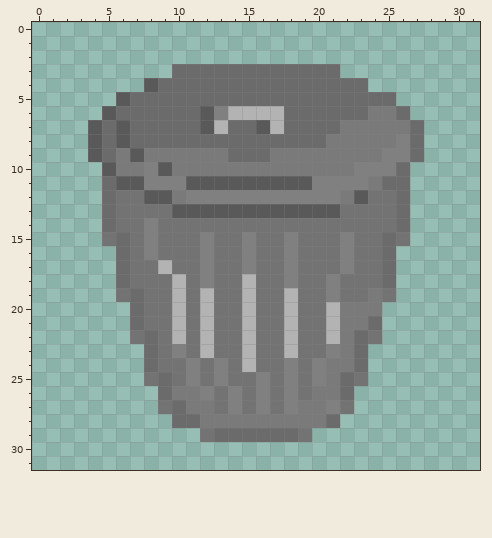
File history of a pixel-art sprite, William/Poubelle/PoubelleBase.png. This is how it looked before the edit.
The file is 32x32 pixels.
Once edited:
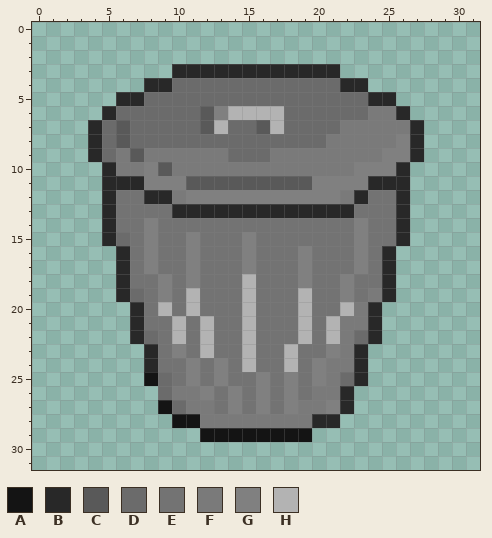
Palette (. is transparent): A #141414  B #282828  C #595959  D #6b6b6b  E #737373  F #7a7a7a  G #808080  H #b3b3b3
The commit says: Poubelle avec contour
Edits made:
@@ x 0..31 @@
  2 ................................
- 3 ..........DDDDDDDDDDDD..........
- 4 ........CDDDDDDDDDDDDDDD........
- 5 ......CDDDDDDDDDDDDDDDDDDD......
- 6 .....CDDDDDDCGHHHHDDDDDDFFD.....
- 7 ....CDCDDDDDCHDDCHDDDDFFFFFD....
- 8 ....CDCDDDDDDDDDDDDDDFFFFFGD....
- 9 ....CDFCFFFFFFDDDFFFFFFFFGGD....
-10 .....CFFGCFFFFFFFFFFFFFGGGD.....
-11 .....DCCGGGCCCCCCCCCGGGGFDD.....
-12 .....DEECCFGGGGGGGGGGGFCEED.....
-13 .....DEEEECCCCCCCCCCCCEEEED.....
-14 .....DEEGEEEEEEEEEEEEEEEEED.....
-15 .....EDEGEEEGEEGEEGEEEGEEDE.....
-16 ......DEGEEEGEEGEEGEEEGEED......
-17 ......DEEHEEGEEGEEGEEEGEED......
-18 ......DEEEHEGEEHEEGEEGEEED......
-19 ......EDEEHEHEEHEEHEEGEEFE......
-20 .......DEEHEHEEHEEHEEHFFF.......
-21 .......DEEHEHEEHEEHEEHFFD.......
-22 .......EDEHEHEEHEEHEEHFDE.......
-23 ........DEGEHEEHEEHEEGFD........
-24 ........DEEGEGEHEEGEGFFD........
-25 ........EDEGEGEEGEGEGFDE........
-26 .........DFFGEGEGEGEFFD.........
-27 .........EDFFEGEGEGFFGE.........
-28 ..........DDFFFFFFFFFD..........
-29 ............EDDDDDDE............
+ 3 ..........BBBBBBBBBBBB..........
+ 4 ........BBDDDDDDDDDDDDBB........
+ 5 ......BBDDDDDDDDDDDDDDDDBB......
+ 6 .....BDDDDDDCGHHHHDDDDDDFFB.....
+ 7 ....BDCDDDDDCHDDCHDDDDFFFFFB....
+ 8 ....BDCDDDDDDDDDDDDDDFFFFFGB....
+ 9 ....BDFCFFFFFFDDDFFFFFFFFGGB....
+10 .....BFFGCFFFFFFFFFFFFFGGGB.....
+11 .....BBBGGGCCCCCCCCCGGGGBBB.....
+12 .....BEEBBFGGGGGGGGGGGFBEEB.....
+13 .....BEEEEBBBBBBBBBBBBBEEEB.....
+14 .....BEEGEEEEEEEEEEEEEEGEEB.....
+15 .....BDEGEEGEEEGEEEEEEEGEEB.....
+16 ......BEGEEGEEEGEEEGEEEGEB......
+17 ......BEGEEGEEEGEEEGEEEGEB......
+18 ......BEEGEGEEEHEEEGEEGEEB......
+19 ......BDEGEHEEEHEEEHEEGEFB......
+20 .......BEHEHEEEHEEEHEEHFB.......
+21 .......BEEHEHEEHEEEHEHFFB.......
+22 .......BDEHEHEEHEEEHEHFDB.......
+23 ........BEGEHEEHEEHEEGFB........
+24 ........BEEGEGEHEEHEGFFB........
+25 ........ADEGEGEEGEGEGFDB........
+26 .........DFFGEGEGEGEFFB.........
+27 .........ADFFEGEGEGFFGB.........
+28 ..........AAFFFFFFFFBB..........
+29 ............AAAAAAAA............
 30 ................................
Changed places in both pictures, as pixel boxes (x1, y1, x2, y2):
changed: (88, 64, 424, 442)
